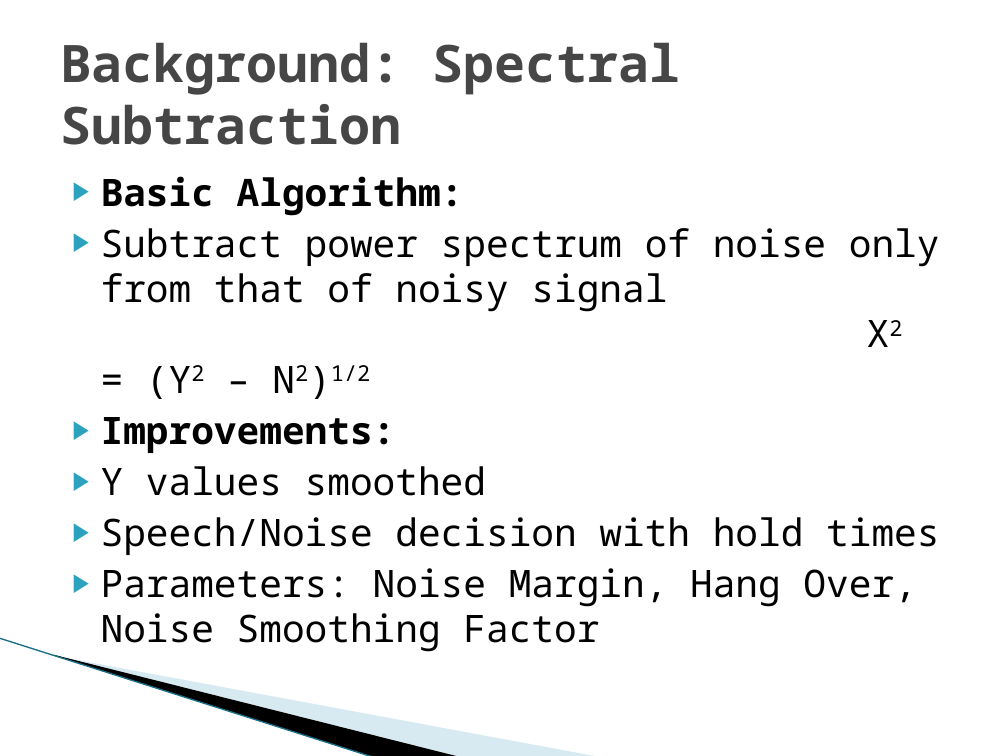
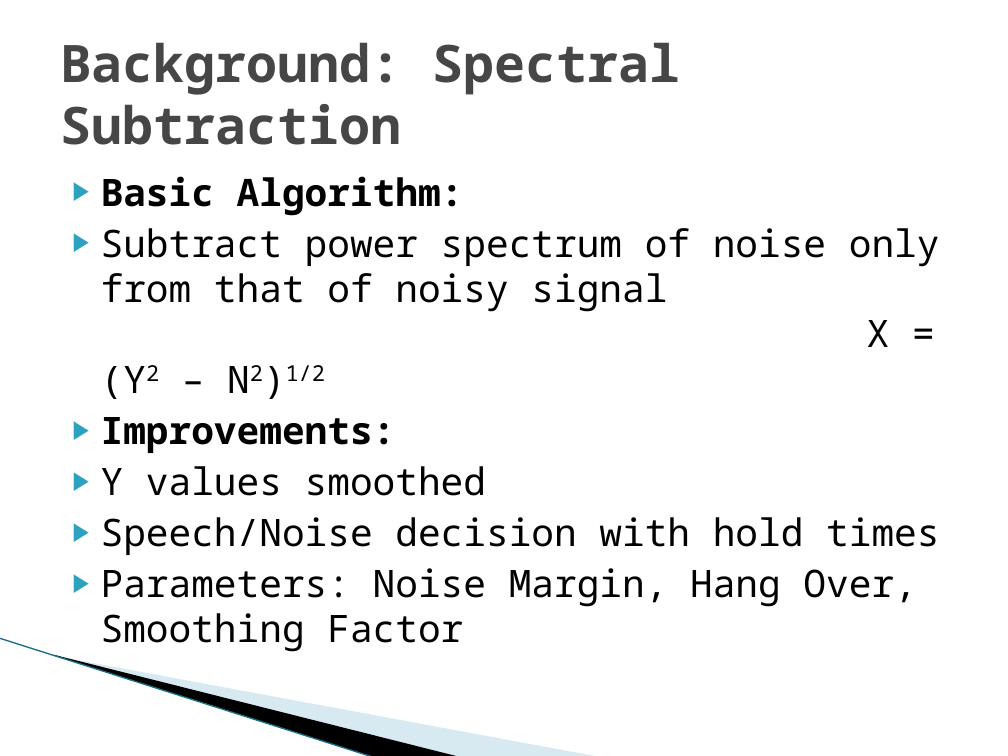
Before and after one commit to vfasburg/cse_848, a slide deck: slide 5 of project/848_Project_Presentation_Fasburg_Thomas.pptx. Drawn at 1008x756 pixels with LibreOffice and Linux fonts; fonts in the diff are those of the drawing; background and template pictures are left out. Boxes give left, top, right and bottom in pixels: in the first picture for what was removed or moved away, otherwise in the second. Text is boxed around its words. In the diff, an @@ line names an element or a change of style, - is before the commit and + after.

Commit message:
Updated Slides

```diff
--- a/project/848_Project_Presentation_Fasburg_Thomas.pptx
+++ b/project/848_Project_Presentation_Fasburg_Thomas.pptx
@@ text at (101,228,940,381): text changed @@
-▶ Subtract power spectrum of noise only from that of noisy signal X2 = (Y2 – N2)1/2
+▶ Subtract power spectrum of noise only from that of noisy signal X = (Y2 – N2)1/2
@@ text at (101,568,916,652): text changed @@
-▶ Parameters: Noise Margin, Hang Over, Noise Smoothing Factor
+▶ Parameters: Noise Margin, Hang Over, Smoothing Factor
```
Also in this commit, not shown: 5 other slides changed, 1 slide added.
